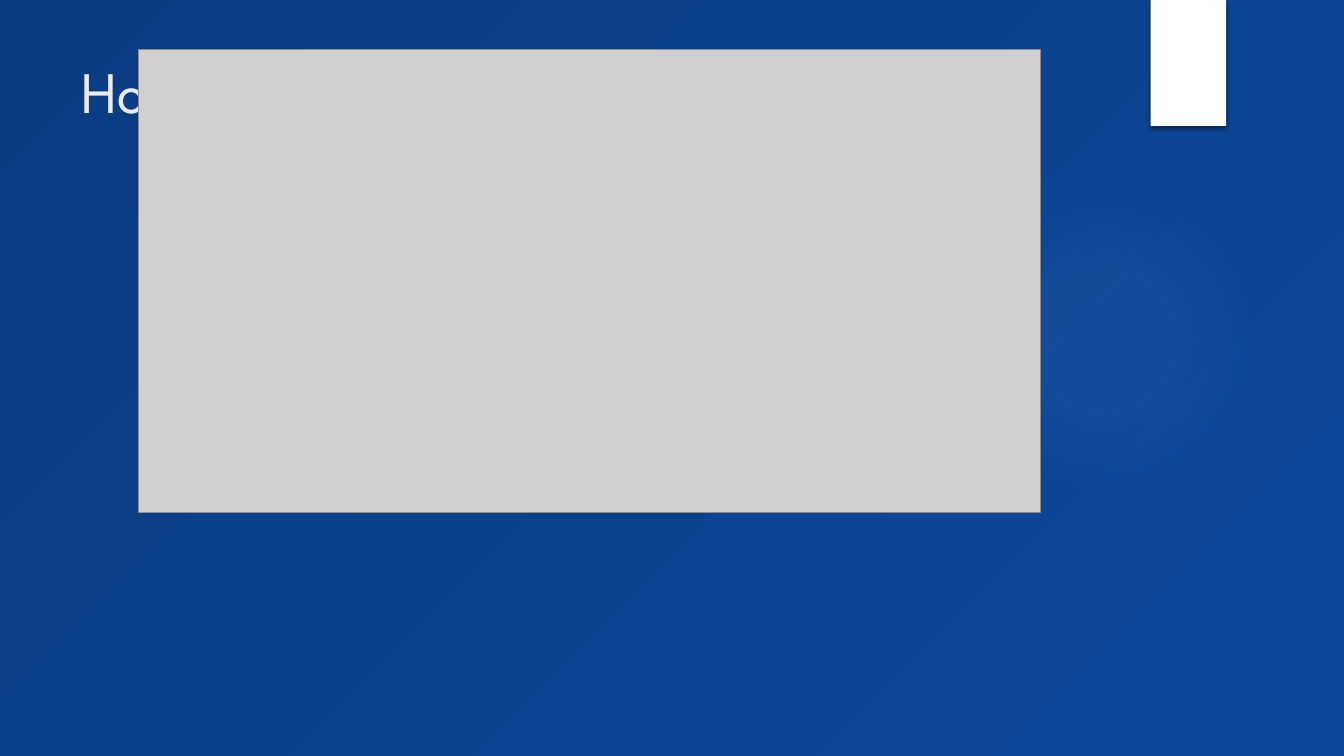
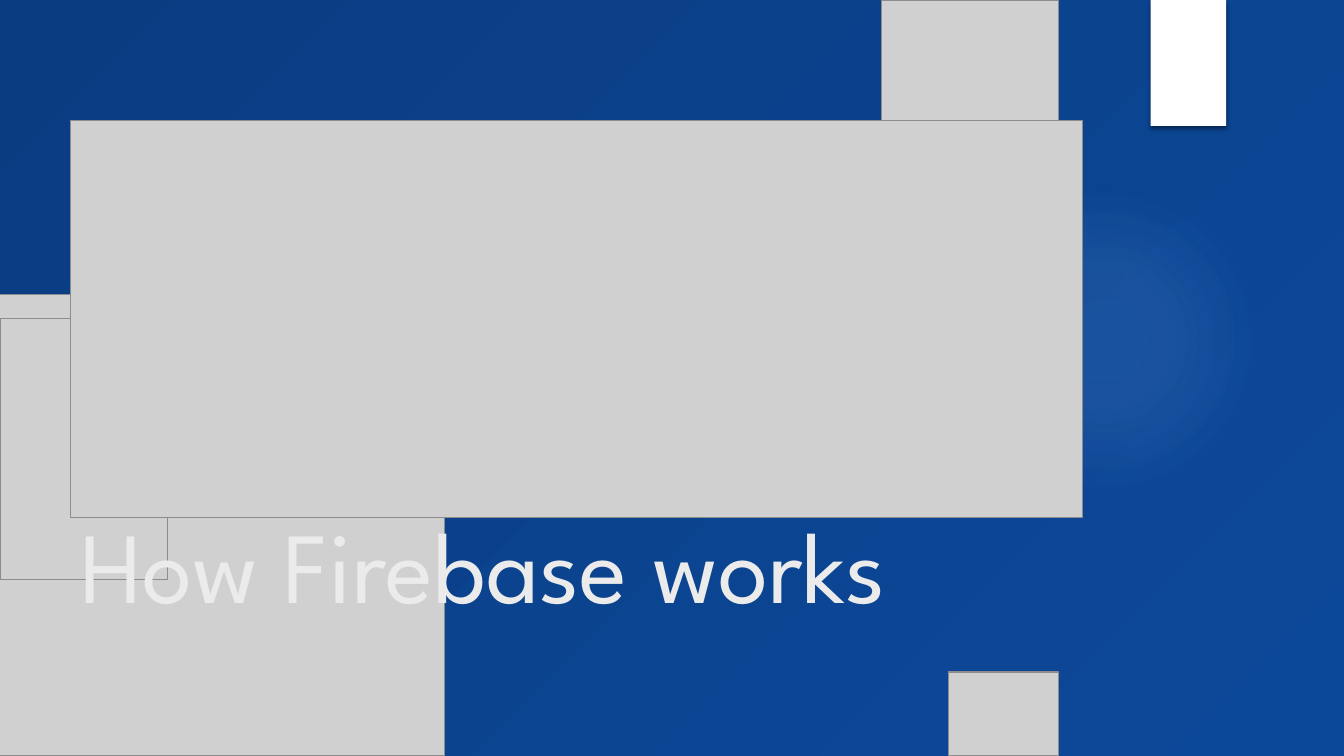
Before and after one commit to superDeano/Moody-app, a slide deck: slide 8 of Documentation/Moods-final.pptx. Drawn at 1344x756 pixels with LibreOffice and Linux fonts; fonts in the diff are those of the drawing; grey boxes stand for pictures; background and template pictures are left out. Boxes give left, top, right and bottom in pixels: in the first picture for what was removed or moved away, otherwise in the second. Text is boxed around its words. In the diff, an @@ line names an element or a change of style, - is before the commit and + after.

Commit message:
Powerpoint is lit
Added pictures, design, and my slides

```diff
--- a/Documentation/Moods-final.pptx
+++ b/Documentation/Moods-final.pptx
@@ picture added at [882, 0, 1059, 126] @@
@@ picture: place and size @@
-picture at [138, 50, 1041, 513]
+picture at [70, 120, 1083, 517]
@@ ellipse added at [949, 185, 1259, 495], fill gradient #7FB1F5 @@
@@ picture added at [0, 294, 445, 756] @@
@@ picture added at [0, 319, 167, 580] @@
@@ title "How Firebase works": place and size @@
-title "How Firebase works" at [81, 46, 551, 134]
+title "How Firebase works" at [80, 503, 886, 633]
@@ title "How Firebase works" at [80, 503, 886, 633]: size 42 to 72 pt; line spacing 1 to 0.9; vertical alignment top to bottom @@
@@ picture added at [949, 673, 1059, 756] @@
```
Also in this commit, not shown: 5 other slides changed, 5 slides added, 2 slides removed.
